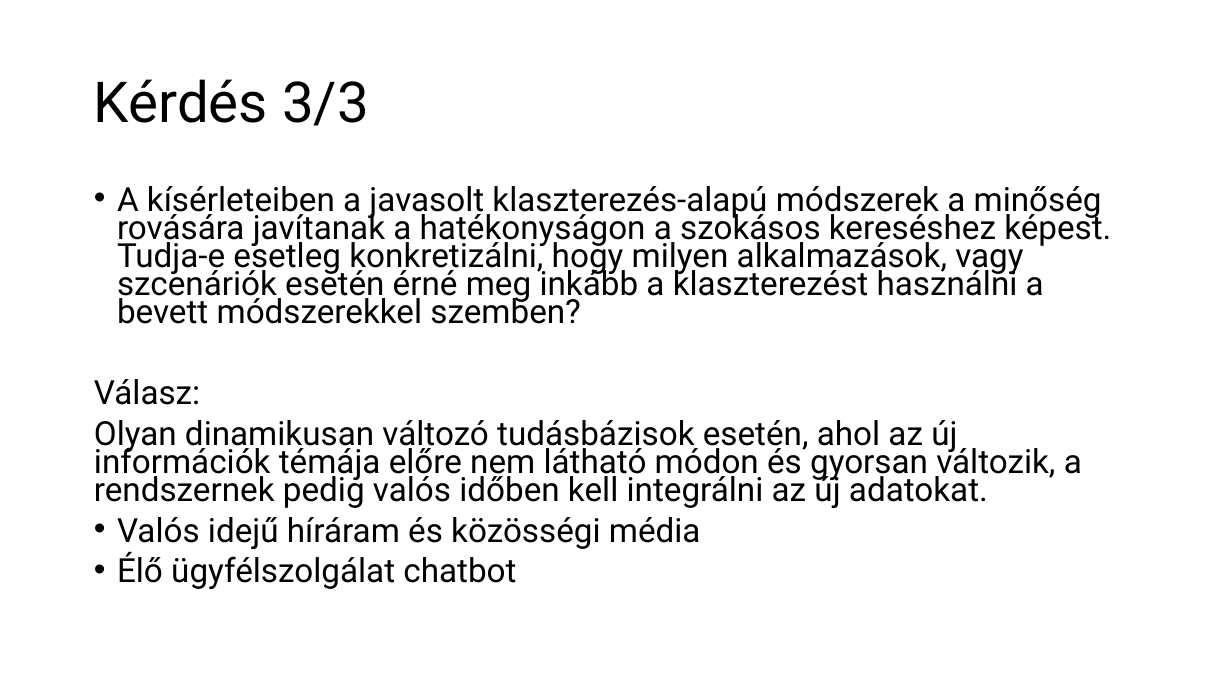
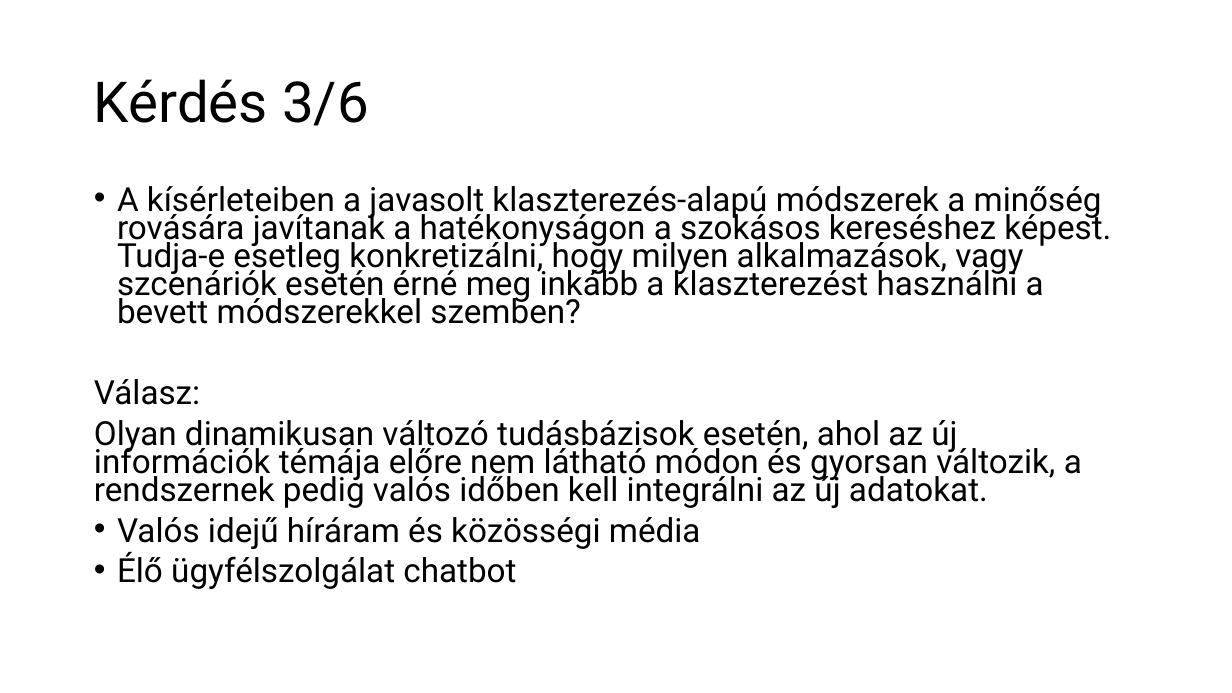
Before and after one commit to czotterbenedek/rag-onlineclustering-optimization, a slide deck: slide 27 of tdk/CzotterBenedek_TDK_javitott_2.0.pptx (slide 25 before the commit). Drawn at 1232x693 pixels with LibreOffice and Linux fonts; fonts in the diff are those of the drawing. Boxes give left, top, right and bottom in pixels: in the first picture for what was removed or moved away, otherwise in the second. Text is boxed around its words. In the diff, an @@ line names an element or a change of style, - is before the commit and + after.

```diff
--- a/tdk/CzotterBenedek_TDK_javitott_2.0.pptx
+++ b/tdk/CzotterBenedek_TDK_javitott_2.0.pptx
@@ title at (94,79,369,126): text changed @@
-Kérdés 3/3
+Kérdés 3/6
```
Also in this commit, not shown: 22 other slides changed, 8 slides added, 10 other files.
